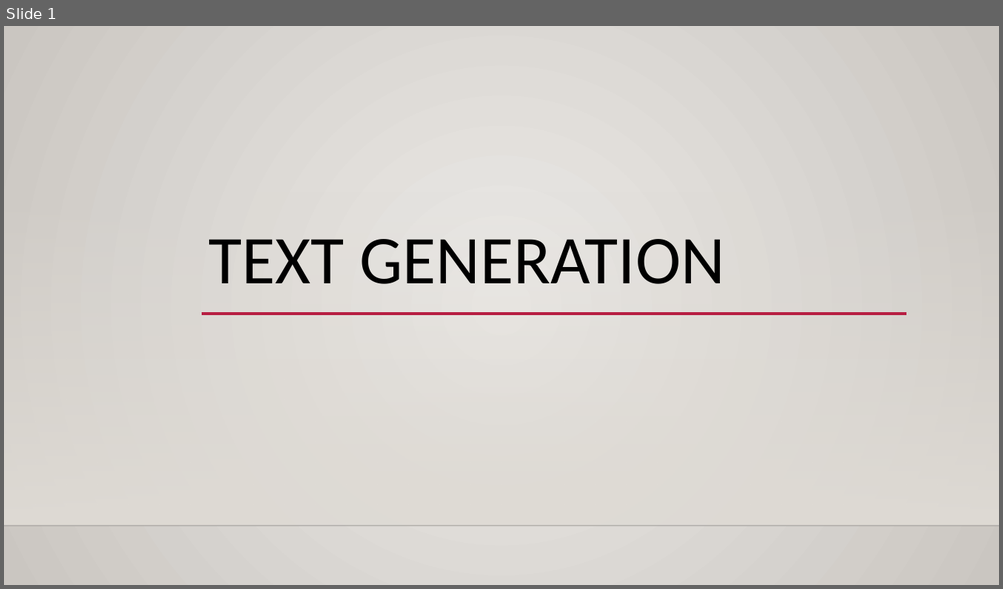
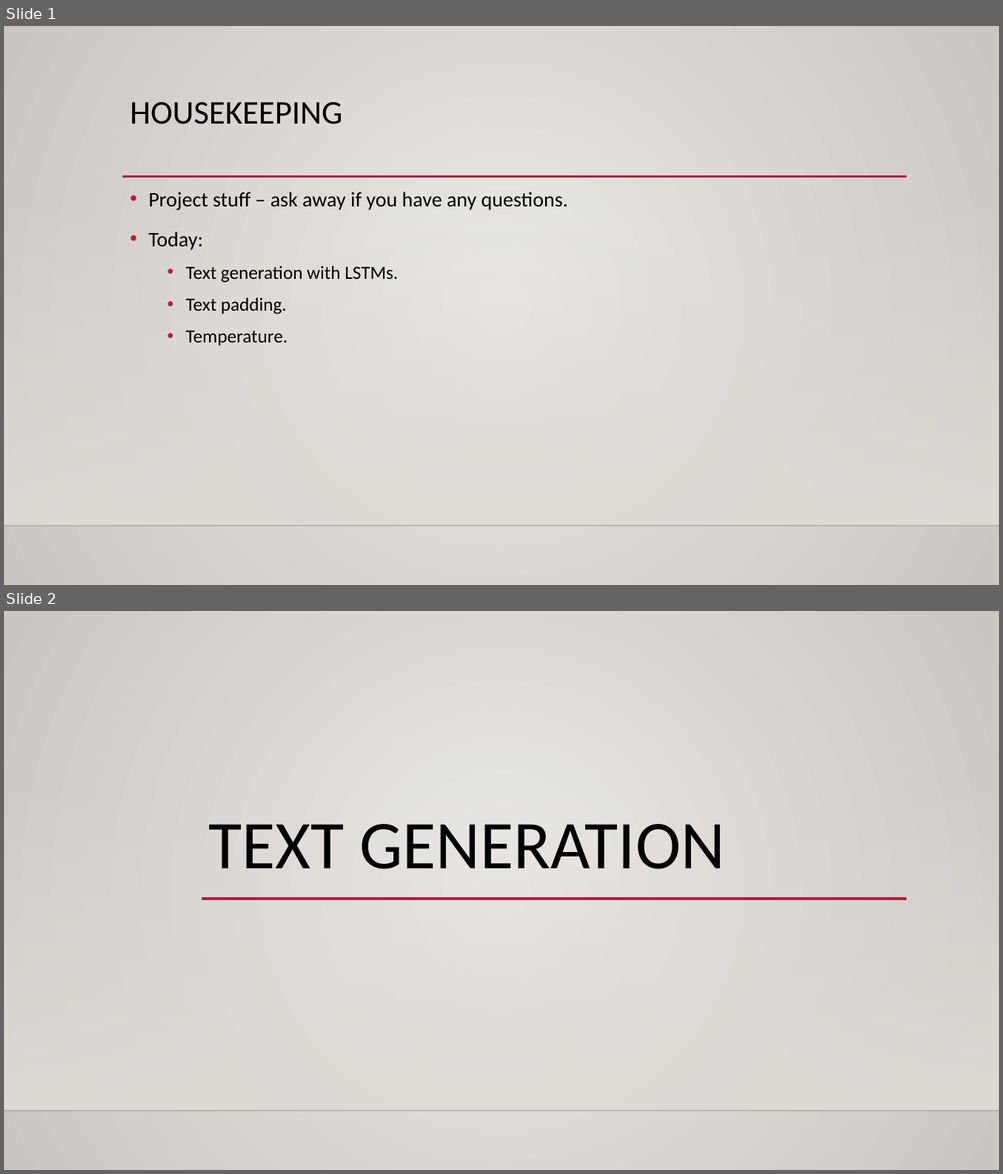
Before and after one commit to calvint13/Intro_to_Machine_Learning_Student_Workbooks, a slide deck: reference_content/Slides/text_gen_lstm.pptx. Shown one above the other, each under a label of ours: slide 1 before the commit, slides 1 and 2 after it. The pictures are 1003x589 and 1003x1174 pixels, drawn with LibreOffice and Linux fonts; fonts in the diff are those of the drawing; background and template pictures are left out. Boxes give left, top, right and bottom in pixels: in the first picture for what was removed or moved away, otherwise in the second. Text is boxed around its words. In the diff, an @@ line names an element or a change of style, - is before the commit and + after.

```diff
--- a/reference_content/Slides/text_gen_lstm.pptx
+++ b/reference_content/Slides/text_gen_lstm.pptx
@@ slide 1 added at <box>4,26,999,585</box>, background gradient #ECEAE7 to #CAC7C1; not listed: 2 template elements that a slide beside it also shows @@
@@ title added at <box>130,102,342,124</box>, 32 pt, text #000000 @@
+HOUSEKEEPING
@@ line added from (122, 177) to (907, 177), #B71E42 2.5 pt @@
@@ text added at <box>148,192,568,346</box>, 20 pt, text #000000 @@
+• Project stuff – ask away if you have any questions.
+• Today:
+  • Text generation with LSTMs.
+  • Text padding.
+  • Temperature.
@@ what was slide 1 is now slide 2 @@
```
Also in this commit, not shown: 3 slides changed.
